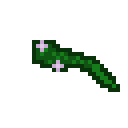
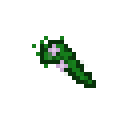
Revision of a layered 128x128 image; what changed, layer by layer:
painted on "vine_part" over (x1=32, y1=36, x2=120, y2=92)
removed layer "vine" over (x1=32, y1=40, x2=76, y2=72)
